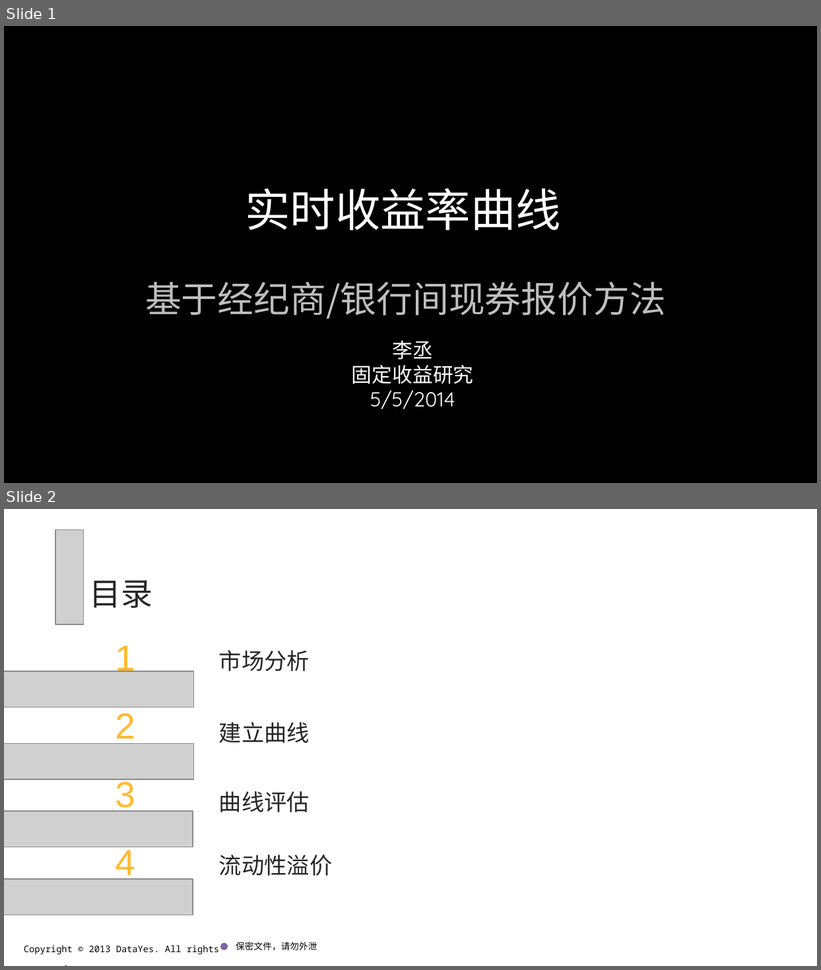
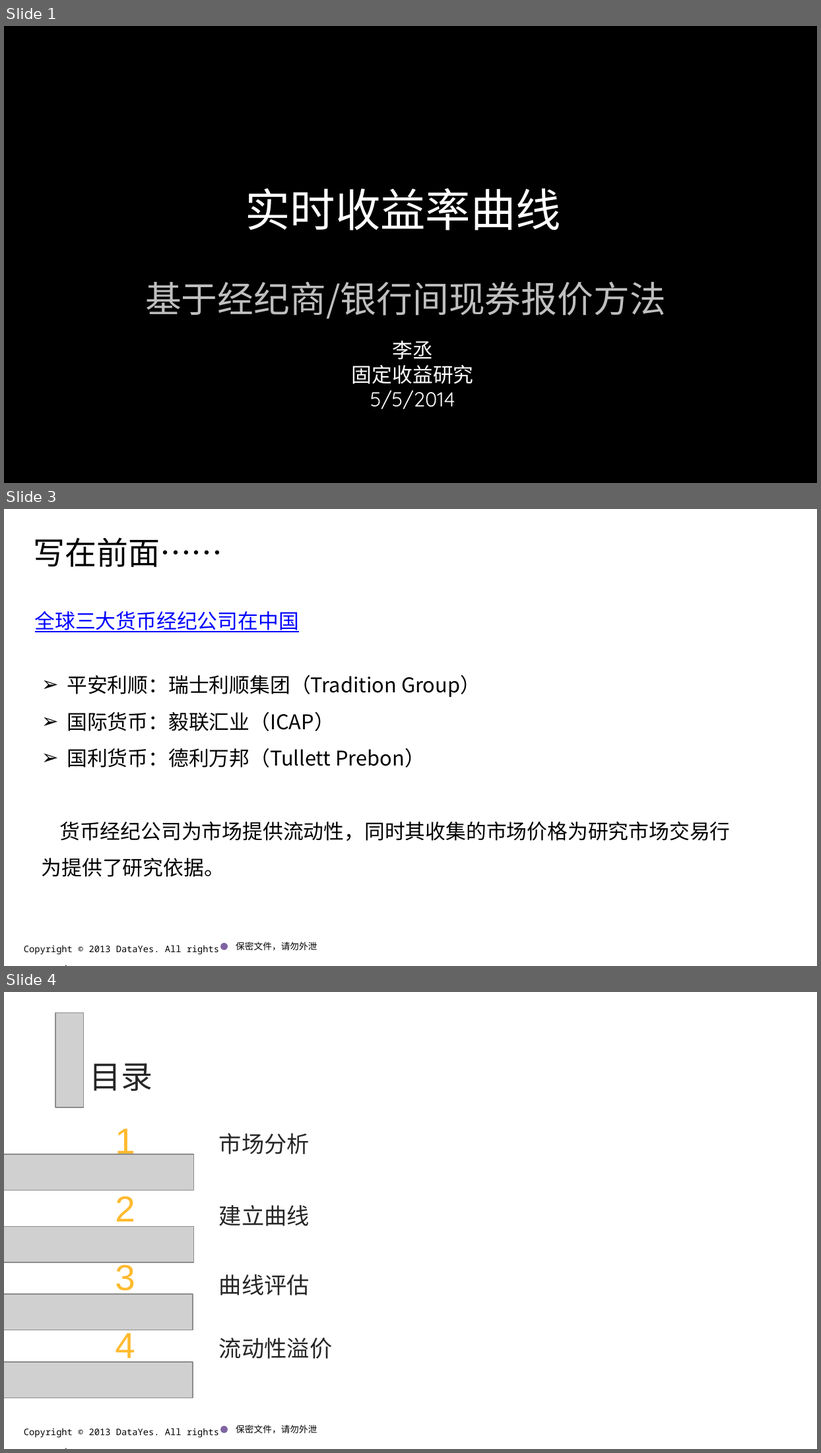
Before and after one commit to jojogh/QuantPlus, a slide deck: quantlib/CAL-SWIG/Python/notebooks/TP/实时收益率曲线.pptx. Shown one above the other, each under a label of ours: slides 1 and 2 before the commit, slides 1, 3 and 4 after it; the slides between them are not shown. The pictures are 821x970 and 821x1453 pixels, drawn with LibreOffice and Linux fonts; fonts in the diff are those of the drawing; grey boxes stand for pictures; background and template pictures are left out. Boxes give left, top, right and bottom in pixels: in the first picture for what was removed or moved away, otherwise in the second. Text is boxed around its words. In the diff, an @@ line names an element or a change of style, - is before the commit and + after.

```diff
--- a/quantlib/CAL-SWIG/Python/notebooks/TP/实时收益率曲线.pptx
+++ b/quantlib/CAL-SWIG/Python/notebooks/TP/实时收益率曲线.pptx
@@ slide 3 added at bbox=[4, 509, 817, 966], background #FFFFFF; not listed: 3 template elements that a slide beside it also shows @@
@@ title added at bbox=[34, 537, 223, 567], 28 pt, text #000000 @@
+写在前面……
@@ text added at bbox=[35, 611, 299, 632], 18 pt, text #0000FF, underline @@
+全球三大货币经纪公司在中国
@@ text added at bbox=[42, 675, 730, 877], 18 pt, text #000000 @@
+➢ 平安利顺：瑞士利顺集团（Tradition Group）
+➢ 国际货币：毅联汇业（ICAP）
+➢ 国利货币：德利万邦（Tullett Prebon）
+货币经纪公司为市场提供流动性，同时其收集的市场价格为研究市场交易行为提供了研究依据。
@@ what was slide 2 is now slide 4 @@
```
Also in this commit, not shown: 1 slide changed, 1 other slide added, 12 other files.
